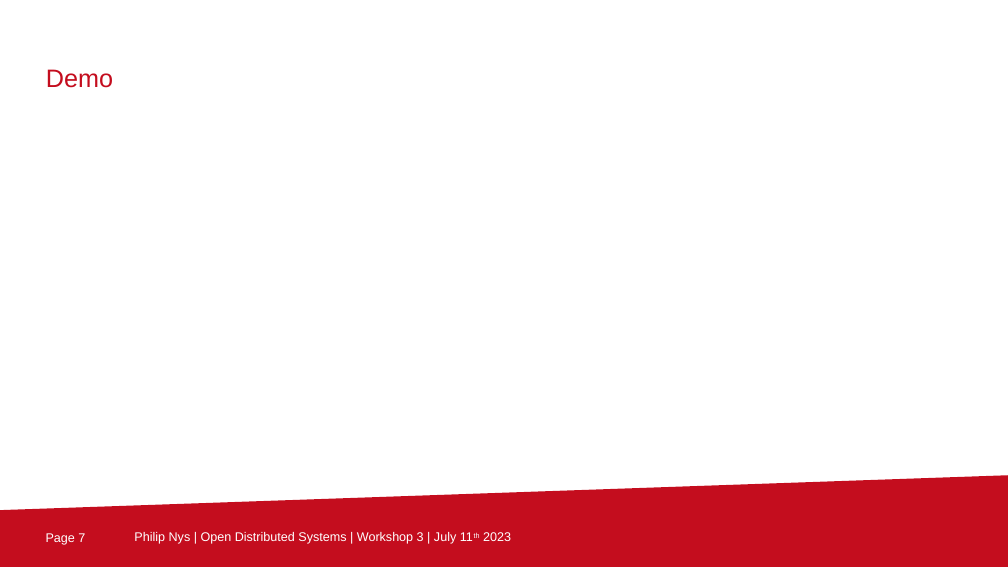
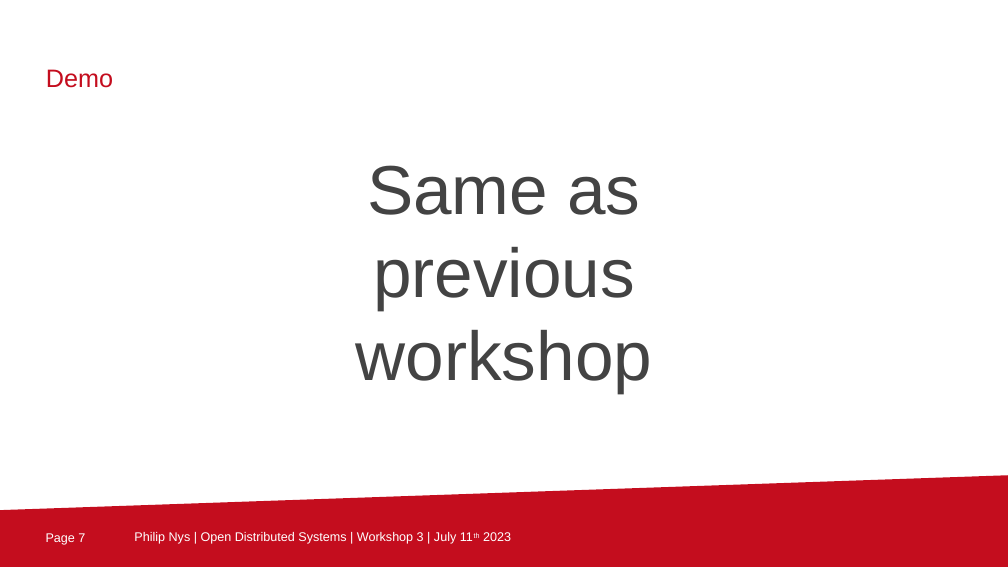
Before and after one commit to ArckyPN/tu-berlin-awt-pj-ss23-http3, a slide deck: slide 7 of Workshops/3/awt-pj-ss23-evaluation-of-http3-for-media-streaming-2.pptx. Drawn at 1008x567 pixels with LibreOffice and Linux fonts; fonts in the diff are those of the drawing; background and template pictures are left out. Boxes give left, top, right and bottom in pixels: in the first picture for what was removed or moved away, otherwise in the second. Text is boxed around its words. In the diff, an @@ line names an element or a change of style, - is before the commit and + after.

Commit message:
added workshop 3

```diff
--- a/Workshops/3/awt-pj-ss23-evaluation-of-http3-for-media-streaming-2.pptx
+++ b/Workshops/3/awt-pj-ss23-evaluation-of-http3-for-media-streaming-2.pptx
@@ text added at (356, 165, 652, 393), 66 pt, text #434343 @@
+Same as previous workshop
```
Also in this commit, not shown: 4 other slides changed, 1 slide added, 1 slide removed, 2 other files.
